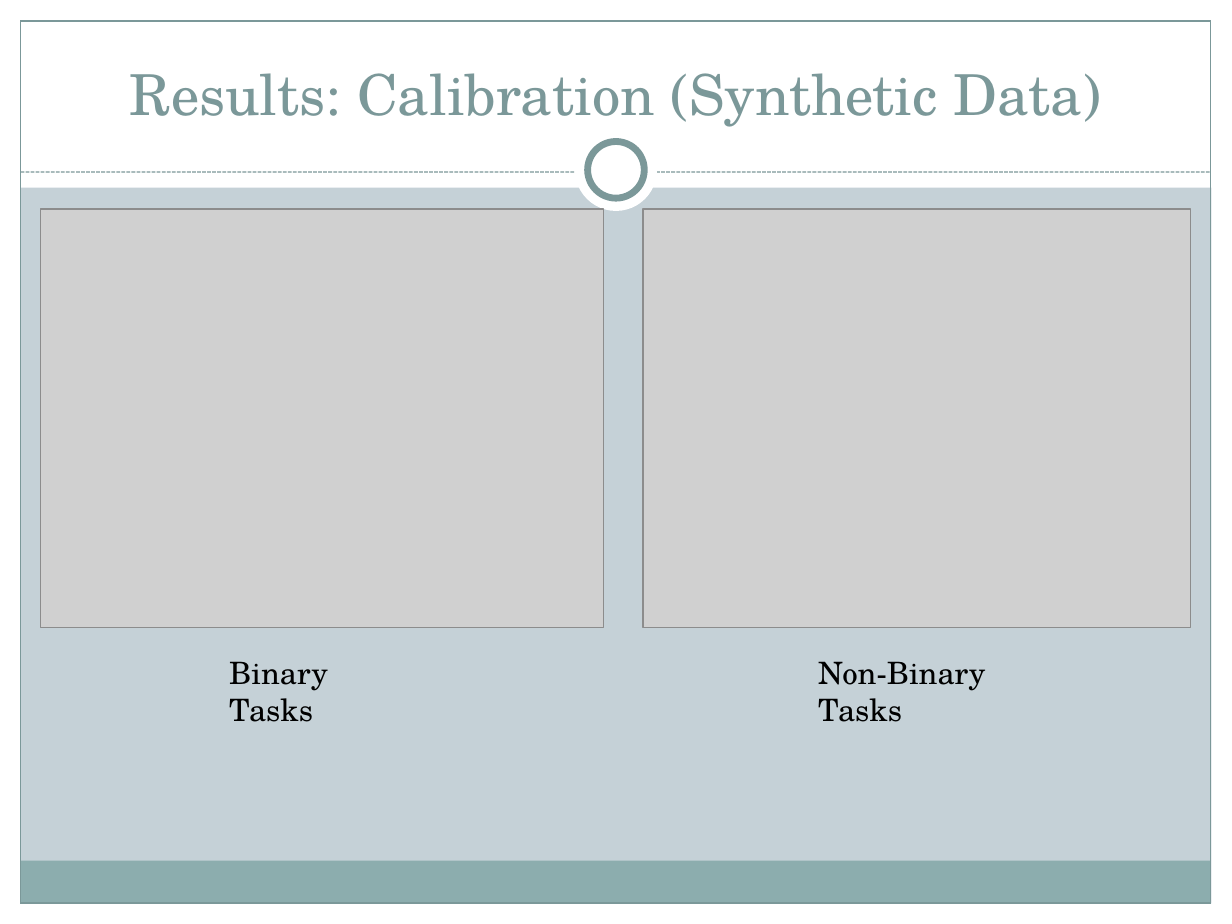
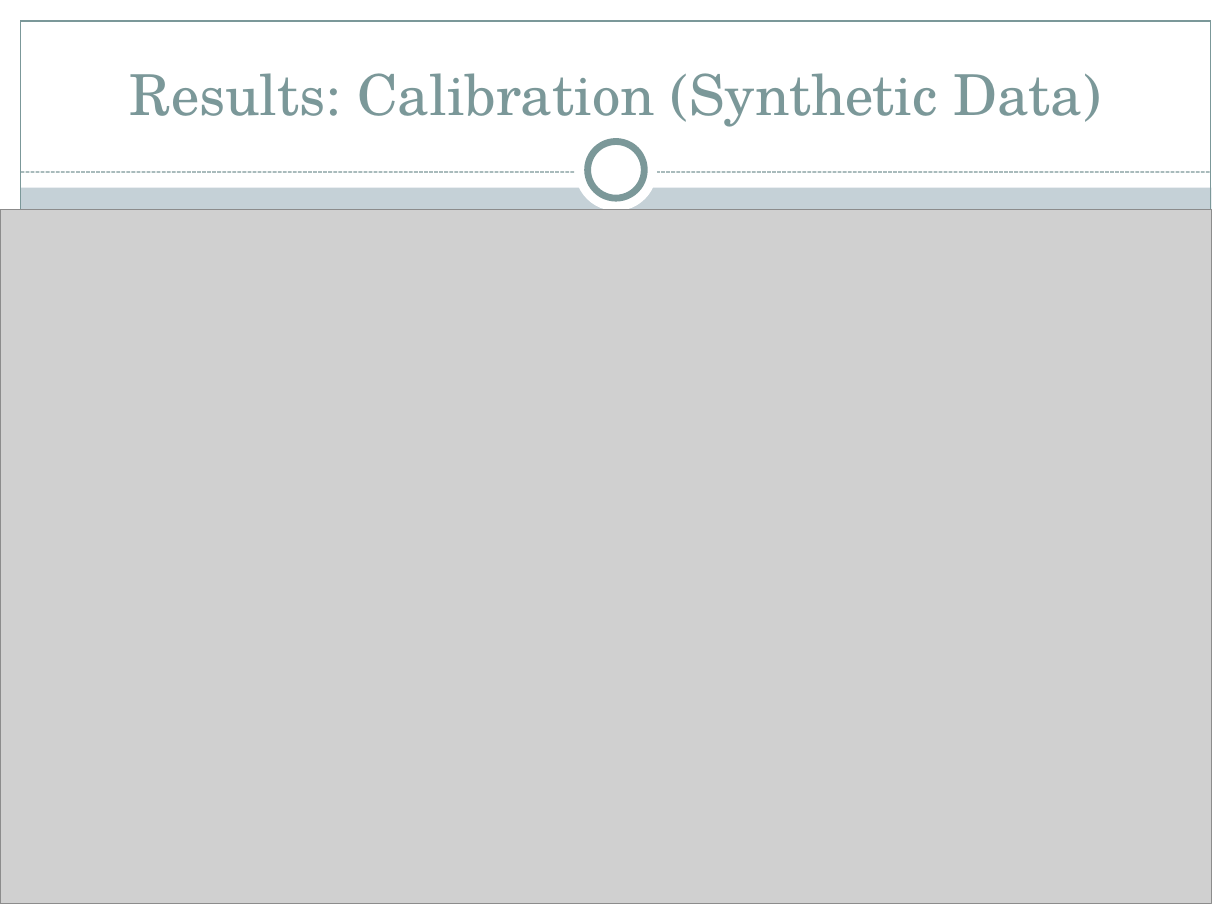
Before and after one commit to brahmaneya/WorkerEvaluationGeneral, a slide deck: slide 19 of Presentation/WorkerEval.pptx (slide 18 before the commit). Drawn at 1232x924 pixels with LibreOffice and Linux fonts; fonts in the diff are those of the drawing; grey boxes stand for pictures. Boxes give left, top, right and bottom in pixels: in the first picture for what was removed or moved away, otherwise in the second. Text is boxed around its words. In the diff, an @@ line names an element or a change of style, - is before the commit and + after.

```diff
--- a/Presentation/WorkerEval.pptx
+++ b/Presentation/WorkerEval.pptx
@@ picture: place and size @@
-picture at <box>643,209,1191,627</box>
+picture at <box>0,209,1212,903</box>
@@ picture removed at <box>41,209,604,627</box> @@
@@ text removed at <box>229,661,328,722</box> @@
-Binary Tasks
@@ text removed at <box>818,661,985,722</box> @@
-Non-Binary Tasks
```
Also in this commit, not shown: 7 other slides changed, 1 slide added.
